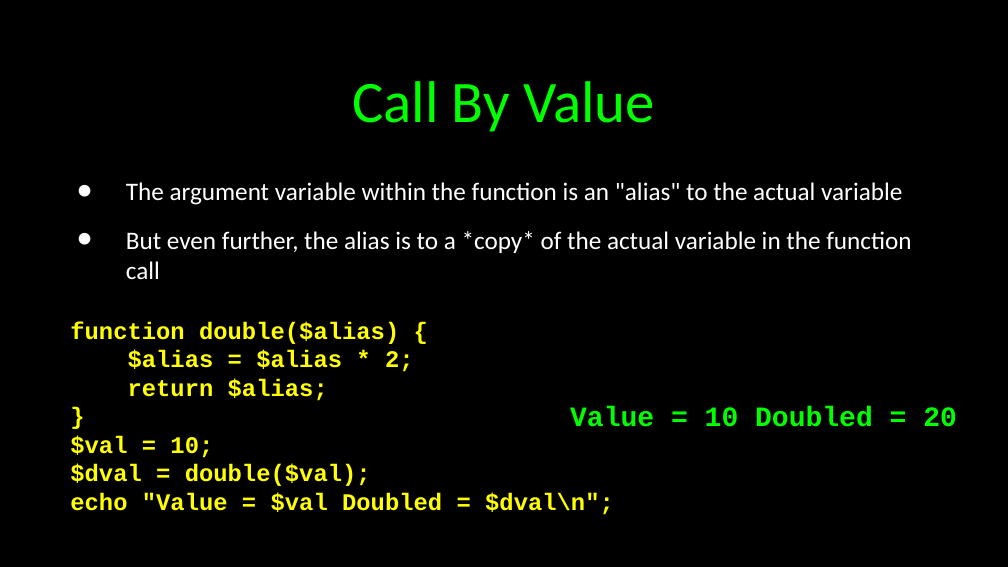
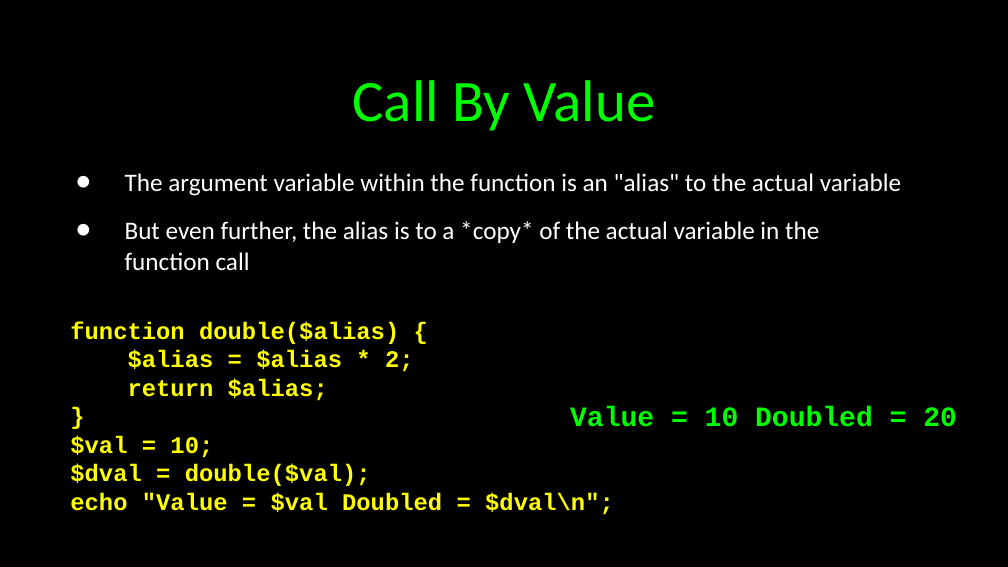
Before and after one commit to csev/wa4e, a slide deck: slide 12 of lectures/PHP-04-Functions.ppt (slide 16 before the commit). Drawn at 1008x567 pixels with LibreOffice and Linux fonts; fonts in the diff are those of the drawing. Boxes give left, top, right and bottom in pixels: in the first picture for what was removed or moved away, otherwise in the second. Text is boxed around its words. In the diff, an @@ line names an element or a change of style, - is before the commit and + after.

```diff
--- a/lectures/PHP-04-Functions.ppt
+++ b/lectures/PHP-04-Functions.ppt
@@ text "The argument variable within the ...": place and size @@
-text "The argument variable within the ..." at [126,182,911,279]
+text "The argument variable within the ..." at [125,173,901,271]
@@ text "The argument variable within the ..." at [125,173,901,271]: vertical alignment middle to top @@
```
Also in this commit, not shown: 23 other slides changed, 1 slide added, 1 slide removed, 7 other files.
